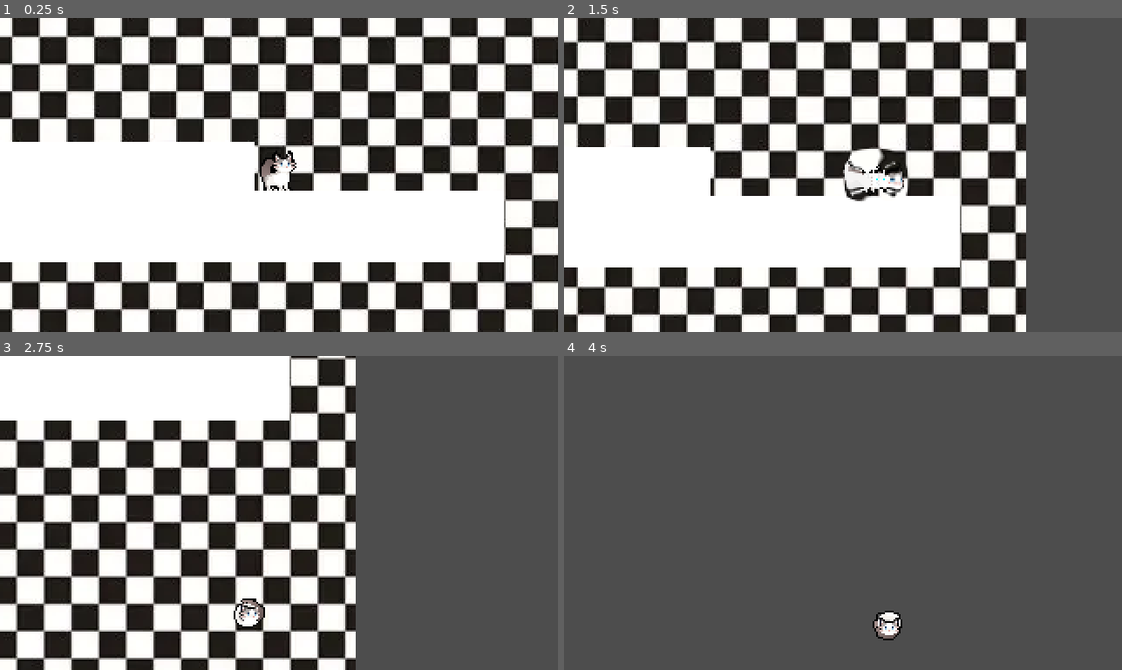
Above: before the commit, frames 1-4 (two rows, left to right).
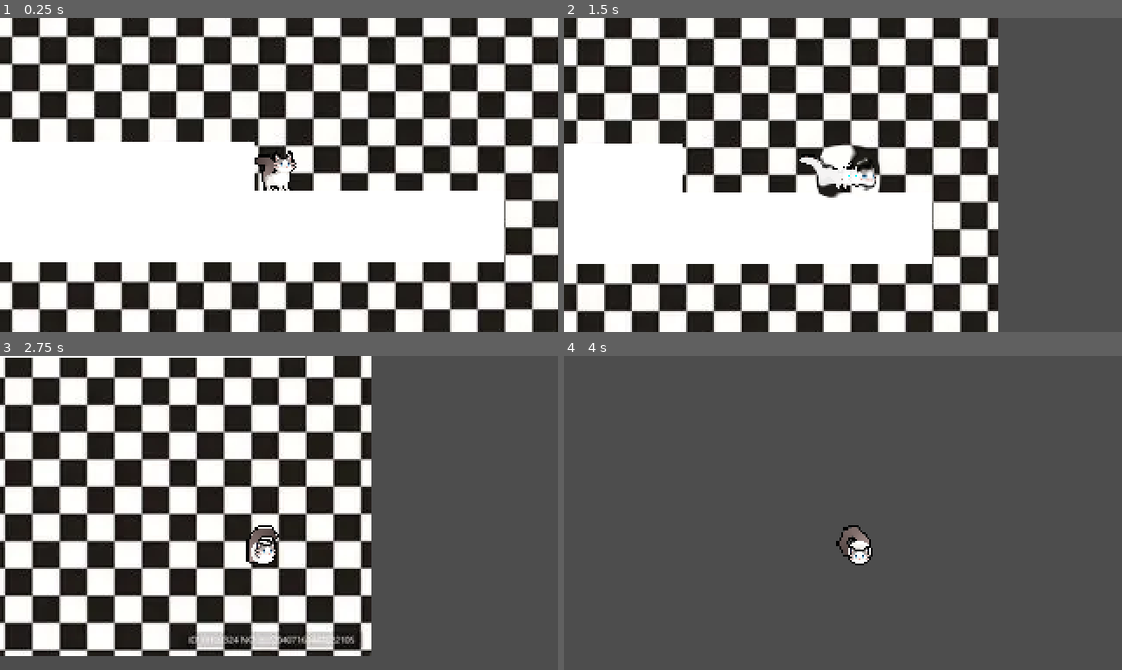
Above: after the commit, the same moments.

Repository: Schi2oid/the-8-am-zoomies
Game: Godot game, scene res://scenes/main.tscn
The game is run twice, just before and just after one commit, with the same random seed, the same clock (stepped at 60 frames per second) and the same inputs.
Inputs:
- Up to frame 1 (0.25 s): no input
- Up to frame 2 (1.5 s): hold Right (ui_right) from 0.53 s (still down); tap C (dash) at 0.6, 1.35 s; tap Z (jump) at 0.77 s
- Up to frame 3 (2.75 s): tap Z (jump) at 1.52 s; release Right (ui_right) at 2.03 s; hold Left (ui_left) from 2.03 s (still down); tap C (dash) at 2.1 s
- Up to frame 4 (4 s): release Left (ui_left) at 2.78 s; hold Right (ui_right) from 2.78 s (still down); tap C (dash) at 2.85, 3.6 s; tap Z (jump) at 3.02, 3.77 s

The runs differ from the first frame. In frame 1, 0.1% of the frame differs, in the area x 45-50%, y 43-51%; in frame 2, 60%, in the area x 0-83%, y 0-100%; in frame 3, 45%; in frame 4, 0.9%.

Commit message:
0.5.11.3

Diff:
--- a/scenes/saffy.tscn
+++ b/scenes/saffy.tscn
@@ -543,6 +543,7 @@
 [node name="Tail" parent="Visual/CanvasGroup" instance=ExtResource("2_fcum2")]
 top_level = false
 z_index = 0
+end_cap_mode = 1
 
 [node name="Sprite2D" type="AnimatedSprite2D" parent="Visual/CanvasGroup"]
 position = Vector2(0, -1)
@@ -586,6 +587,5 @@
 
 [node name="Camera2D" type="Camera2D" parent="."]
 limit_smoothed = true
-position_smoothing_enabled = true
 position_smoothing_speed = 3.0
 script = ExtResource("9_hpgf4")
--- a/scenes/tail.tscn
+++ b/scenes/tail.tscn
@@ -3,8 +3,8 @@
 [ext_resource type="Script" uid="uid://cei2lvm5jjs2b" path="res://scripts/tail.gd" id="1_wne8n"]
 
 [sub_resource type="Curve" id="Curve_fcum2"]
-_data = [Vector2(0, 0.40432757), 0.0, 1.2358773, 0, 0, Vector2(1, 1), 0.02843101, 0.0, 0, 0]
-point_count = 2
+_data = [Vector2(0, 1), 0.0, -2.6437544e-07, 0, 0, Vector2(0.94909096, 0.6209567), -1.170628, -1.170628, 0, 0, Vector2(1, 0.5143508), -3.9554217, 0.0, 0, 0]
+point_count = 3
 
 [node name="Tail" type="Line2D"]
 top_level = true
--- a/scripts/camera_2d.gd
+++ b/scripts/camera_2d.gd
@@ -3,32 +3,37 @@
 # --- 可调参数 ---
 @export var spring_stiffness = 3000.0 # 弹簧硬度：越大回弹越快
 @export var spring_damping = 20.0    # 阻尼：越大回震次数越少，越小晃动时间越长
-@export var max_displacement = 20.0 # 冲刺瞬间的最大位移
+@export var max_displacement = 30.0 # 冲刺瞬间的最大位移
 
-var target_offset = Vector2.ZERO    # 目标位置（永远是原点）
-var current_velocity = Vector2.ZERO # 摄像机当前的移动速度
+var target_offset = Vector2.ZERO
+var current_velocity = Vector2.ZERO
+var real_position = Vector2.ZERO
+
+func smoothly_follow():
+	var target_position = get_parent().global_position
+	real_position = lerp(real_position, target_position, 0.07)
+	var dis = real_position - target_position
+	global_position = target_position + dis.round()
+
+func _ready():
+	real_position = global_position
 
 func _physics_process(delta):
+	smoothly_follow()
 
 	var displacement = offset - target_offset
 
-	# 计算弹簧力 (F = -kx)
 	var spring_force = -spring_stiffness * displacement
 
-	# 计算阻尼力 (阻止永远晃动)
 	var damping_force = -spring_damping * current_velocity
 
-	# 计算加速度并更新速度和位置
 	var acceleration = spring_force + damping_force
 	current_velocity += acceleration * delta
 	offset += current_velocity * delta
 
+
+
 # --- 外部调用接口 ---
 func apply_directional_shake(strength: float, direction: Vector2):
-	# strength 范围 0 到 1
-	# 冲刺瞬间，直接给 offset 给一个初始的位移
-	# 这个位移会触发上面的弹簧逻辑，自动产生“过量回震”
 	offset = direction.normalized() * max_displacement * strength
-
-	# 如果想要更猛一点，也可以同时给一个初始速度
-	current_velocity = direction.normalized() * max_displacement * strength * 10
+	current_velocity = direction.normalized() * max_displacement * strength
--- a/scripts/saffy.gd
+++ b/scripts/saffy.gd
@@ -205,9 +205,10 @@
 # --- 状态转换判断 ---
 func apply_state_transitions(input_dir):
 	if anim.current_animation == "roll":
-		tail.is_rolling = true
+		if not tail.is_rolling:
+			tail.start_rolling()
 	else:
-		tail.is_rolling = false
+		tail.stop_rolling()
 	if on_floor and current_state != State.DASH:
 		can_dash = true
 	if Input.is_action_just_pressed("dash") and can_dash and current_state != State.DASH:
--- a/scripts/tail.gd
+++ b/scripts/tail.gd
@@ -1,8 +1,8 @@
 extends Line2D
 
 @export var length: int = 10         # 增加节点数，让曲线更柔顺
-@export var spacing: float = 2.0       # 节点间的固定间距
-@export var stiffness: float = 0.8    # 追随速度 (0-1)
+@export var spacing: float = 1.0       # 节点间的固定间距
+@export var stiffness: float = 0.4    # 追随速度 (0-1)
 @export var gravity: Vector2 = Vector2(0, 600) # 稍微给一点下坠感
 
 @export var swing_speed: float = 2.4  # 摆动速度
@@ -11,25 +11,34 @@
 @export var pos: Vector2 = Vector2(-7.0, 2.0)
 
 var points_pos: Array[Vector2] = []
+var real_points_pos: Array[Vector2] = []
 var time_passed: float = 0.0
 var visual: Node2D
 var special_judge:bool = false
 var is_rolling = true
 var rot = 1.0
 
+func start_rolling():
+	is_rolling = true
+	time_passed = 0.0
+
+func stop_rolling():
+	is_rolling = false
+
 func _ready():
 
 	visual = get_tree().root.find_child("Visual", true, false)
-	print(visual.name)
 	points_pos.clear()
+	real_points_pos.clear()
 	for i in range(length):
+		real_points_pos.append(pos + visual.global_position)
 		points_pos.append(pos + visual.global_position)
 
 	# 设置 Line2D 样式
 	width = 5.0
 	var gradient_res = Gradient.new()
-	gradient_res.set_color(0, Color("4d3f3dff")) # 头部颜色
-	gradient_res.set_color(1, Color("a38e8bff")) # 尾部颜色
+	gradient_res.set_color(1, Color("4d3f3dff")) # 头部颜色
+	gradient_res.set_color(0, Color("a38e8bff")) # 尾部颜色
 	gradient = gradient_res
 
 func _process(delta: float):
@@ -48,8 +57,8 @@
 			angle = PI + time_passed * roll_speed
 		else:
 			angle = time_passed * roll_speed
-		points_pos[0] = visual.global_position + Vector2(cos(angle), sin(angle)) * 6.0
-	else: points_pos[0] = pos + visual.global_position
+		real_points_pos[0] = visual.global_position + Vector2(cos(angle), sin(angle)) * 6.0
+	else: real_points_pos[0] = pos + visual.global_position
 
 	if is_rolling:
 		var roll_speed = 3.0 * 2.0 * PI * rot
@@ -60,25 +69,25 @@
 			else:
 				angle = time_passed * roll_speed + (i * 0.3)
 			var target_circle_pos = visual.global_position + Vector2(cos(angle), sin(angle)) * 8.0
-			points_pos[i] = points_pos[i].lerp(target_circle_pos, stiffness)
+			real_points_pos[i] = real_points_pos[i].lerp(target_circle_pos, stiffness)
 	else:
 		for i in range(1, length):
 			var wave = sin(time_passed * swing_speed + (i * wave_offset))
 			var swing_vector = Vector2(wave * swing_range * (sqrt(float(i)) / length), 0)
-			points_pos[i] += gravity * delta
-			points_pos[i] += swing_vector * delta * 10.0
+			real_points_pos[i] += gravity * delta
+			real_points_pos[i] += swing_vector * delta * 10.0
 
-			var diff = points_pos[i] - points_pos[i-1]
+			var diff = real_points_pos[i] - real_points_pos[i-1]
 			var distance = diff.length()
 
 			if distance > spacing:
 				var direction = diff.normalized()
-				var target_pos = points_pos[i-1] + direction * spacing
+				var target_pos = real_points_pos[i-1] + direction * spacing
 				if(pos.x < 0):
 					target_pos.x -= 0.05
 				else:
 					target_pos.x += 0.05
-				points_pos[i] = points_pos[i].lerp(target_pos, stiffness)
+				real_points_pos[i] = real_points_pos[i].lerp(target_pos, stiffness)
 
-	points_pos.reverse()
-	points = PackedVector2Array(points_pos)
+	print(real_points_pos[length-1])
+	points = PackedVector2Array(real_points_pos)
